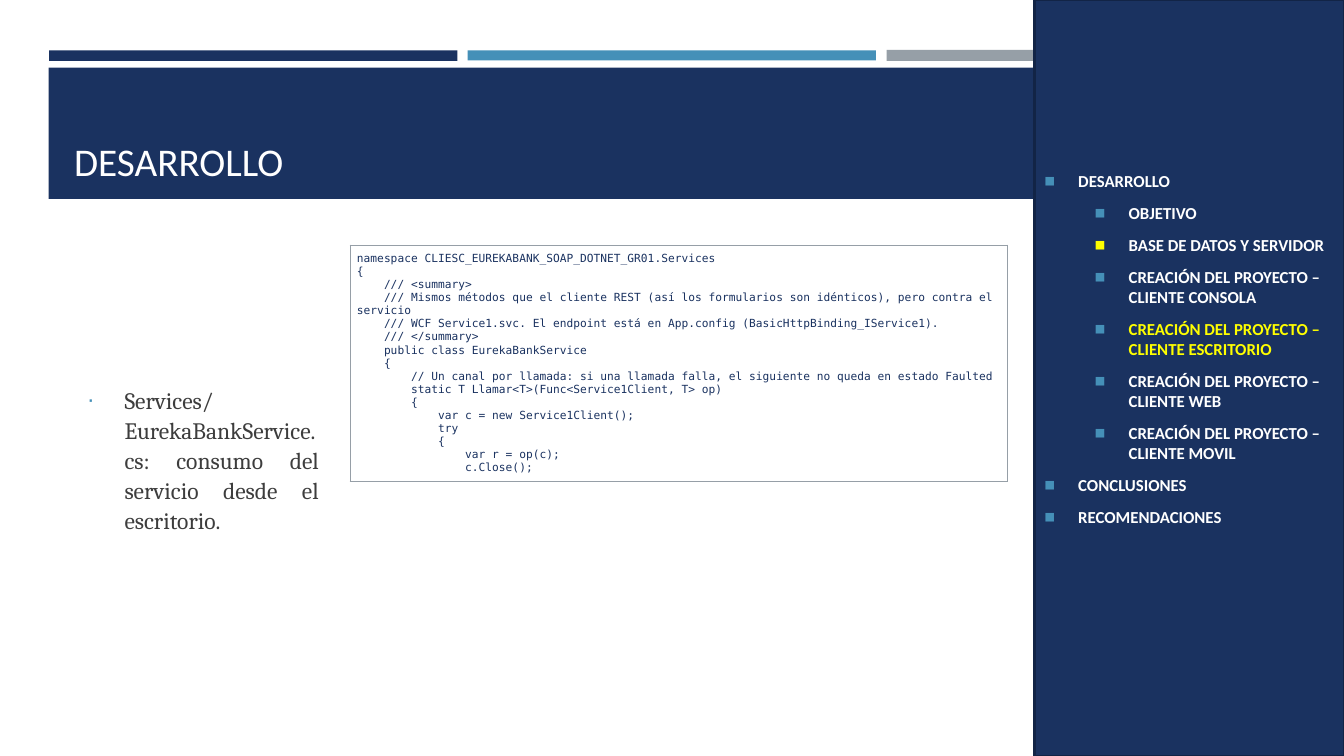
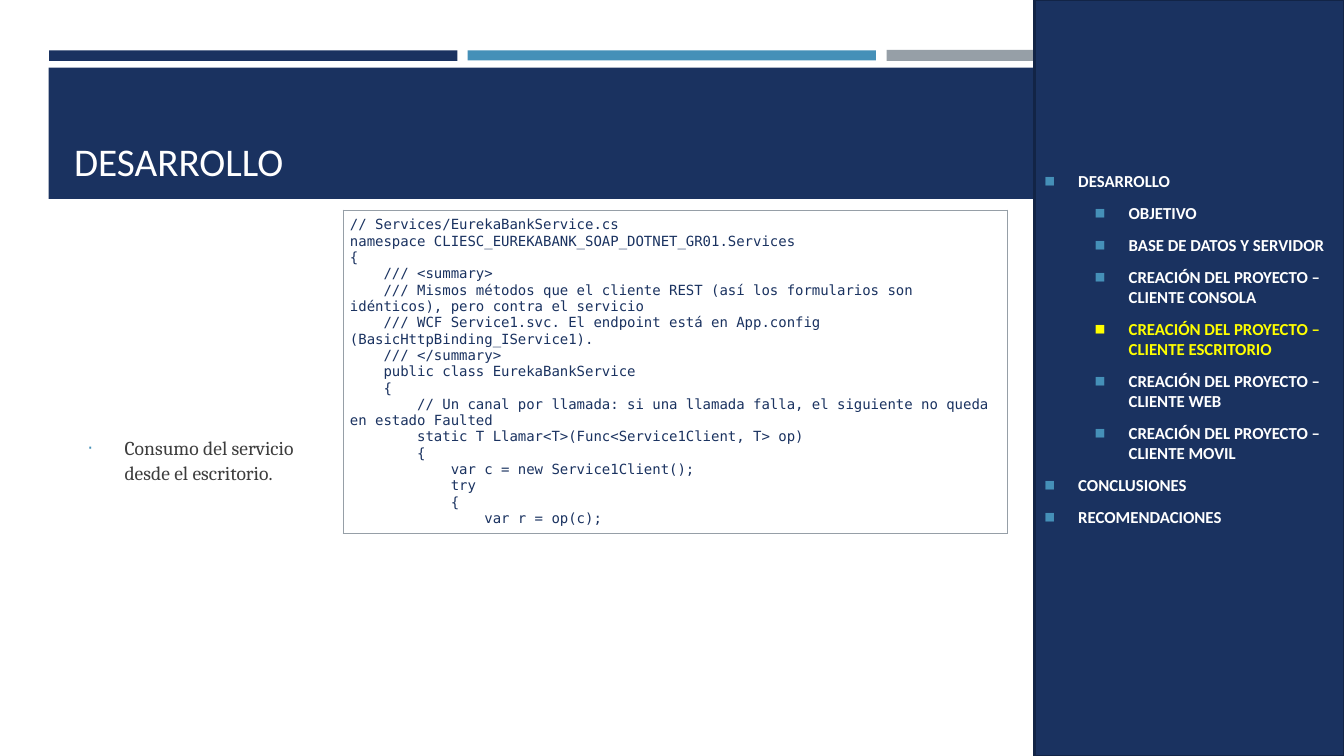
Before and after one commit to MATEOCAIZA/TG.1.2.-PAO202651_EUREKA_BDD_LOCAL_SOAP_DOTNET_NRC36884_GR06, a slide deck: slide 14 of 05. DOCUMENTACION/PRESENTACION TG.1.2. EUREKABANK SOAP con BDD LOCAL en .NET GR06.pptx. Drawn at 1344x756 pixels with LibreOffice and Linux fonts; fonts in the diff are those of the drawing. Boxes give left, top, right and bottom in pixels: in the first picture for what was removed or moved away, otherwise in the second. Text is boxed around its words. In the diff, an @@ line names an element or a change of style, - is before the commit and + after.

```diff
--- a/05. DOCUMENTACION/PRESENTACION TG.1.2. EUREKABANK SOAP con BDD LOCAL en .NET GR06.pptx
+++ b/05. DOCUMENTACION/PRESENTACION TG.1.2. EUREKABANK SOAP con BDD LOCAL en .NET GR06.pptx
@@ table at (343,210,1008,530) @@
-row 1, column 1: namespace CLIESC_EUREKABANK_SOAP_DOTNET_GR01.Services / { / /// <summary> / /// Mismos métodos que el cliente REST (así los formularios son idénticos), pero contra el servicio / /// WCF Service1.svc. El endpoint está en App.config (BasicHttpBinding_IService1). / /// </summary> / public class EurekaBankService / { / // Un canal por llamada: si una llamada falla, el siguiente no queda en estado Faulted / static T Llamar<T>(Func<Service1Client, T> op) / { / var c = new Service1Client(); / try / { / var r = op(c); / c.Close();
+row 1, column 1: // Services/EurekaBankService.cs / namespace CLIESC_EUREKABANK_SOAP_DOTNET_GR01.Services / { / /// <summary> / /// Mismos métodos que el cliente REST (así los formularios son idénticos), pero contra el servicio / /// WCF Service1.svc. El endpoint está en App.config (BasicHttpBinding_IService1). / /// </summary> / public class EurekaBankService / { / // Un canal por llamada: si una llamada falla, el siguiente no queda en estado Faulted / static T Llamar<T>(Func<Service1Client, T> op) / { / var c = new Service1Client(); / try / { / var r = op(c);
@@ table: place and size @@
-table at (350,245,1008,477)
+table at (343,210,1008,530)
@@ text at (125,441,294,480): text changed; size 16.8 to 14 pt @@
-∙ Services/EurekaBankService.cs: consumo del servicio desde el escritorio.
+∙ Consumo del servicio desde el escritorio.
```
Also in this commit, not shown: 21 other slides changed, 3 other files.
